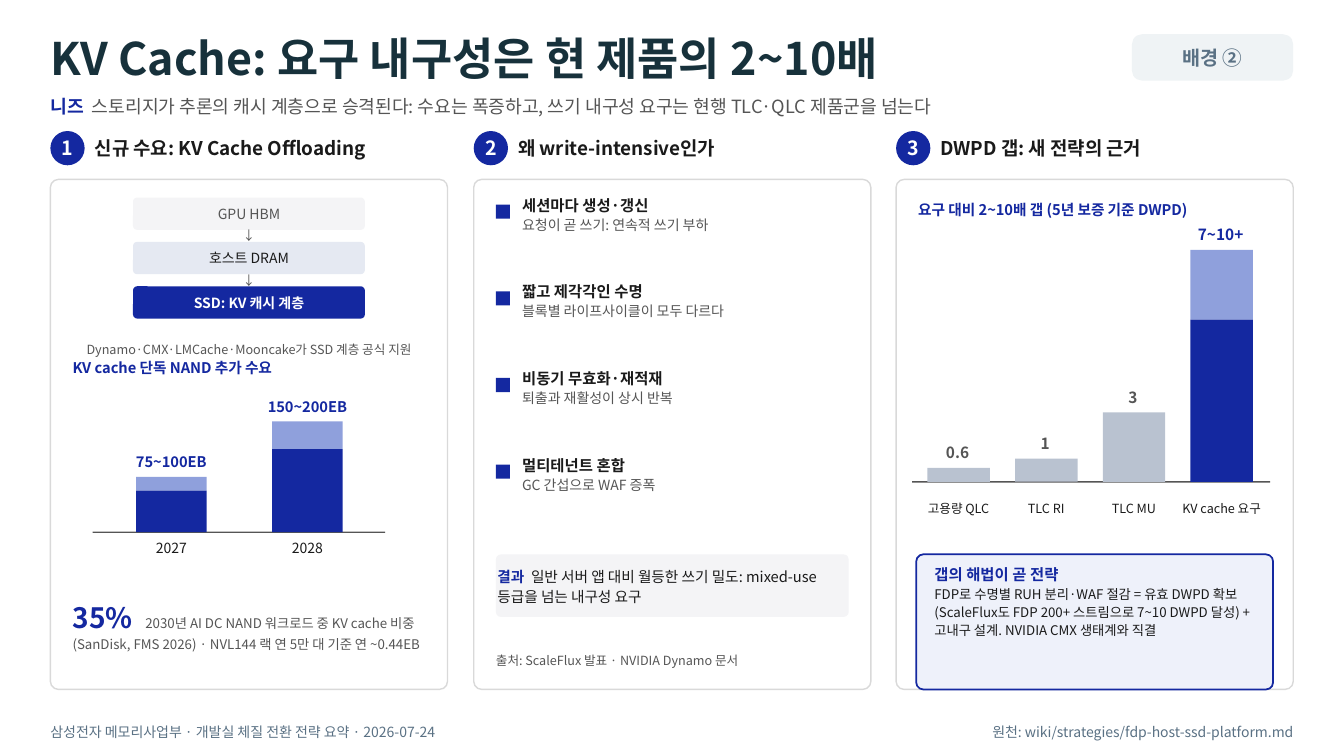
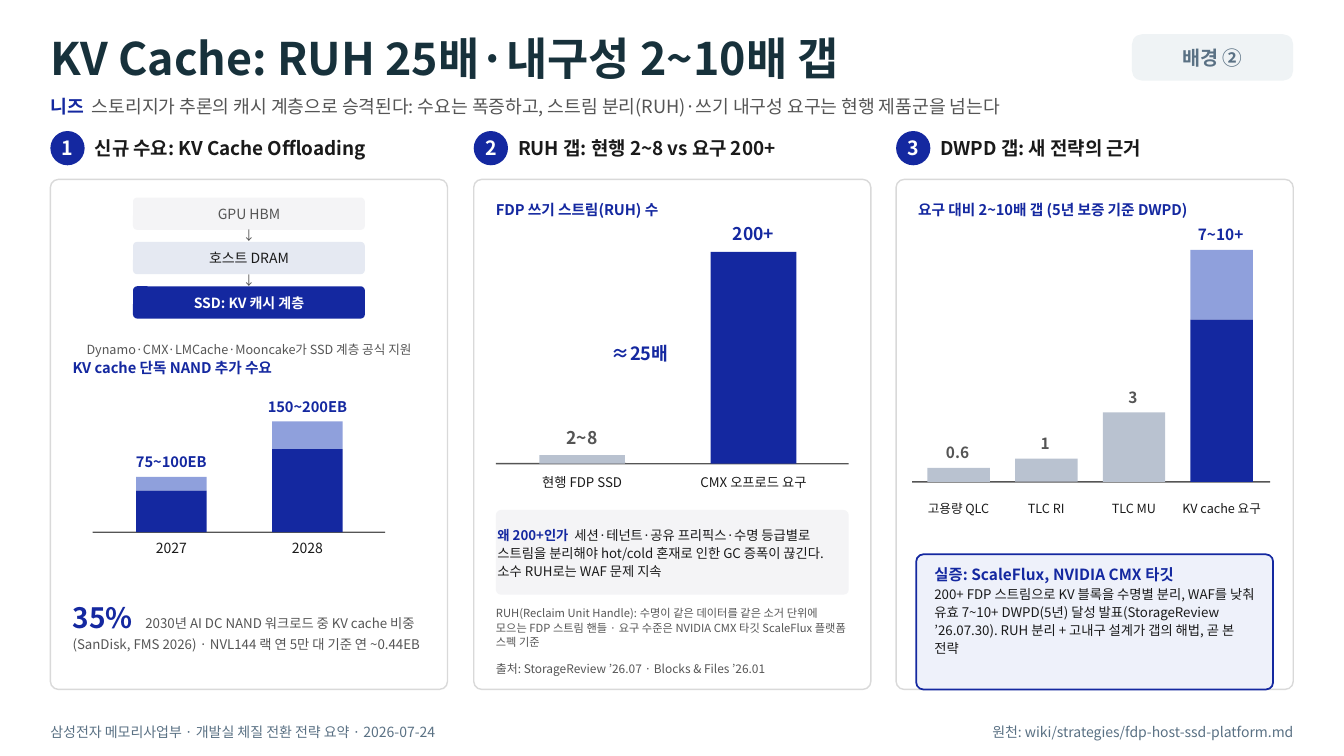
Before and after one commit to k31001/action-learning, a slide deck: slide 2 of dashboard/public/downloads/dev-transformation-summary-fdp-eco.pptx. Drawn at 1344x756 pixels with LibreOffice and Linux fonts; fonts in the diff are those of the drawing. Boxes give left, top, right and bottom in pixels: in the first picture for what was removed or moved away, otherwise in the second. Text is boxed around its words. In the diff, an @@ line names an element or a change of style, - is before the commit and + after.

```diff
--- a/dashboard/public/downloads/dev-transformation-summary-fdp-eco.pptx
+++ b/dashboard/public/downloads/dev-transformation-summary-fdp-eco.pptx
@@ text at (x1=50, y1=37, x2=839, y2=79): text changed @@
-KV Cache: 요구 내구성은 현 제품의 2~10배
+KV Cache: RUH 25배·내구성 2~10배 갭
@@ text at (x1=50, y1=97, x2=1000, y2=117): text changed @@
-니즈 스토리지가 추론의 캐시 계층으로 승격된다: 수요는 폭증하고, 쓰기 내구성 요구는 현행 TLC·QLC 제품군을 넘는다
+니즈 스토리지가 추론의 캐시 계층으로 승격된다: 수요는 폭증하고, 스트림 분리(RUH)·쓰기 내구성 요구는 현행 제품군을 넘는다
@@ text at (x1=518, y1=139, x2=775, y2=157): text changed @@
-왜 write-intensive인가
+RUH 갭: 현행 2~8 vs 요구 200+
@@ rectangle removed at (x1=496, y1=205, x2=510, y2=219) @@
@@ text added at (x1=496, y1=202, x2=659, y2=218), 10.5 pt, text #1428A0, bold @@
+FDP 쓰기 스트림(RUH) 수
@@ text removed at (x1=522, y1=198, x2=709, y2=231) @@
-세션마다 생성·갱신
-요청이 곧 쓰기: 연속적 쓰기 부하
@@ text added at (x1=733, y1=227, x2=774, y2=240), 12.5 pt, text #1428A0, bold @@
+200+
@@ rectangle added at (x1=711, y1=252, x2=797, y2=464), fill #1428A0 @@
@@ rectangle removed at (x1=496, y1=291, x2=510, y2=306) @@
@@ text removed at (x1=522, y1=284, x2=725, y2=317) @@
-짧고 제각각인 수명
-블록별 라이프사이클이 모두 다르다
@@ text added at (x1=612, y1=344, x2=668, y2=362), 13 pt, text #1428A0, bold @@
+≈25배
@@ rectangle removed at (x1=496, y1=378, x2=510, y2=392) @@
@@ text removed at (x1=522, y1=371, x2=673, y2=404) @@
-비동기 무효화·재적재
-퇴출과 재활성이 상시 반복
@@ text added at (x1=567, y1=431, x2=598, y2=444), 12.5 pt, text #555555, bold @@
+2~8
@@ rectangle removed at (x1=496, y1=465, x2=510, y2=479) @@
@@ line added from (496, 464) to (849, 464), #555555 1 pt @@
@@ text removed at (x1=522, y1=458, x2=656, y2=491) @@
-멀티테넌트 혼합
-GC 간섭으로 WAF 증폭
@@ rectangle added at (x1=539, y1=456, x2=625, y2=464), fill #B9C2D0 @@
@@ text added at (x1=542, y1=476, x2=622, y2=488), 9.5 pt, text #1A1A1A @@
+현행 FDP SSD
@@ text added at (x1=700, y1=476, x2=806, y2=488), 9.5 pt, text #1A1A1A @@
+CMX 오프로드 요구
@@ rounded rectangle added at (x1=496, y1=510, x2=849, y2=595), fill #F4F4F6, 9.5 pt, text #1A1A1A @@
+왜 200+인가 세션·테넌트·공유 프리픽스·수명 등급별로 스트림을 분리해야 hot/cold 혼재로 인한 GC 증폭이 끊긴다. 소수 RUH로는 WAF 문제 지속
@@ rounded rectangle removed at (x1=496, y1=555, x2=849, y2=617) @@
-결과 일반 서버 앱 대비 월등한 쓰기 밀도: mixed-use 등급을 넘는 내구성 요구
@@ text at (x1=934, y1=567, x2=1254, y2=654): text changed @@
-갭의 해법이 곧 전략
-FDP로 수명별 RUH 분리·WAF 절감 = 유효 DWPD 확보 (ScaleFlux도 FDP 200+ 스트림으로 7~10 DWPD 달성) + 고내구 설계. NVIDIA CMX 생태계와 직결
+실증: ScaleFlux, NVIDIA CMX 타깃
+200+ FDP 스트림으로 KV 블록을 수명별 분리, WAF를 낮춰 유효 7~10+ DWPD(5년) 달성 발표(StorageReview ’26.07.30). RUH 분리 + 고내구 설계가 갭의 해법, 곧 본 전략
@@ text added at (x1=496, y1=608, x2=846, y2=647), 8 pt, text #555555 @@
+RUH(Reclaim Unit Handle): 수명이 같은 데이터를 같은 소거 단위에 모으는 FDP 스트림 핸들 · 요구 수준은 NVIDIA CMX 타깃 ScaleFlux 플랫폼 스펙 기준
@@ text at (x1=496, y1=663, x2=765, y2=676): text changed; size 9 to 8.5 pt @@
-출처: ScaleFlux 발표 · NVIDIA Dynamo 문서
+출처: StorageReview ’26.07 · Blocks & Files ’26.01
```
Also in this commit, not shown: 1 other slide changed, 18 other files.
